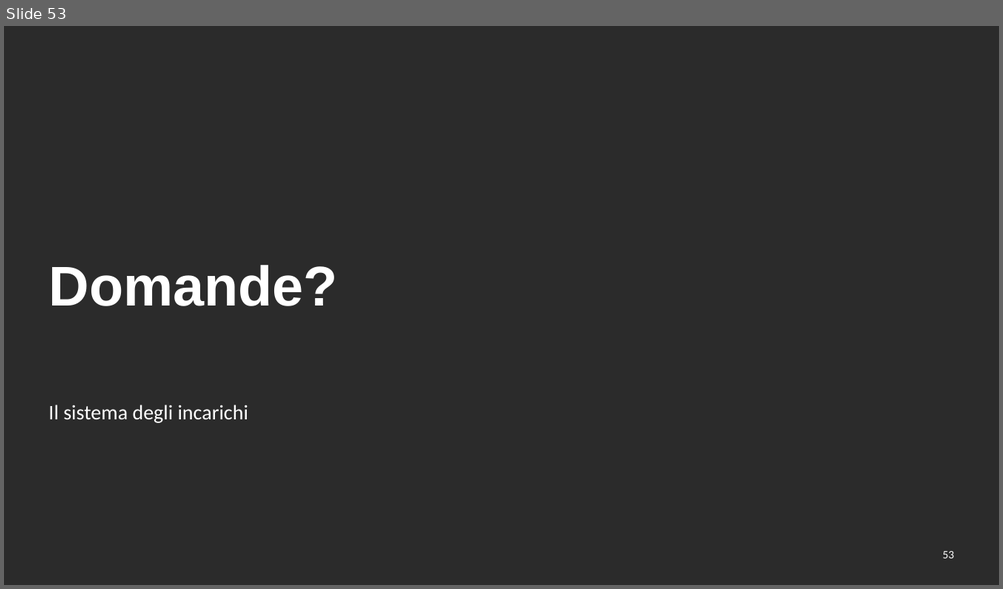
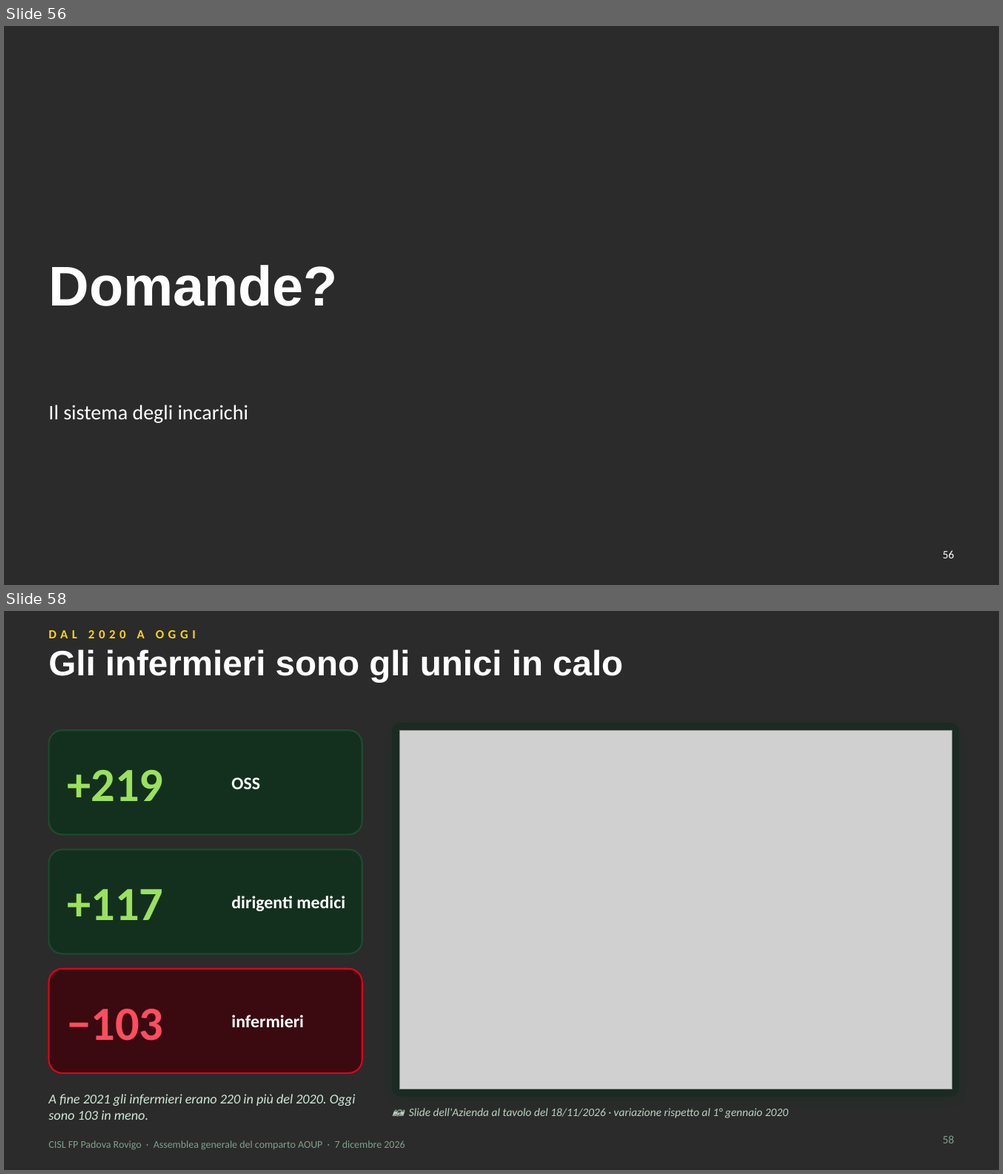
Before and after one commit to aki1806-droid/Prove, a slide deck: produzione/assemblea-2026-12-07/slide/assemblea-2026-12-07.pptx. Shown one above the other, each under a label of ours: slide 53 before the commit, slides 56 and 58 after it; the slides between them are not shown. The pictures are 1003x589 and 1003x1174 pixels, drawn with LibreOffice and Linux fonts; fonts in the diff are those of the drawing; grey boxes stand for pictures; background and template pictures are left out; a plain dark background stands for a picture behind light text. Boxes give left, top, right and bottom in pixels: in the first picture for what was removed or moved away, otherwise in the second. Text is boxed around its words. In the diff, an @@ line names an element or a change of style, - is before the commit and + after.

```diff
--- a/produzione/assemblea-2026-12-07/slide/assemblea-2026-12-07.pptx
+++ b/produzione/assemblea-2026-12-07/slide/assemblea-2026-12-07.pptx
@@ slide 58 added at (x1=4, y1=611, x2=999, y2=1170), background picture (left out) @@
@@ text added at (x1=48, y1=630, x2=196, y2=638), 12 pt, text #FFD60A, bold @@
+DAL 2020 A OGGI
@@ title added at (x1=48, y1=649, x2=623, y2=683), 34 pt, text #FFFFFF, bold @@
+Gli infermieri sono gli unici in calo
@@ rounded rectangle added at (x1=48, y1=730, x2=362, y2=834), fill #13301F, outline #1F4A31 1.5 pt @@
@@ rounded rectangle added at (x1=392, y1=723, x2=959, y2=1096), fill #1B2A22 @@
@@ picture added at (x1=399, y1=730, x2=951, y2=1089) @@
@@ text added at (x1=68, y1=770, x2=164, y2=801), 46 pt, text #9BE15D, bold @@
++219
@@ text added at (x1=231, y1=777, x2=260, y2=789), 17 pt, text #FFFFFF, bold @@
+OSS
@@ rounded rectangle added at (x1=48, y1=850, x2=362, y2=954), fill #13301F, outline #1F4A31 1.5 pt @@
@@ text added at (x1=68, y1=889, x2=164, y2=920), 46 pt, text #9BE15D, bold @@
++117
@@ text added at (x1=231, y1=896, x2=345, y2=911), 17 pt, text #FFFFFF, bold @@
+dirigenti medici
@@ rounded rectangle added at (x1=48, y1=969, x2=362, y2=1073), fill #3A0A10, outline #E2001A 1.5 pt @@
@@ text added at (x1=68, y1=1008, x2=164, y2=1041), 46 pt, text #FF4D5E, bold @@
+−103
@@ text added at (x1=231, y1=1015, x2=304, y2=1028), 17 pt, text #FFFFFF, bold @@
+infermieri
@@ text added at (x1=48, y1=1094, x2=356, y2=1120), 13 pt, text #CFE9D8, italic @@
+A fine 2021 gli infermieri erano 220 in più del 2020. Oggi sono 103 in meno.
@@ text added at (x1=409, y1=1108, x2=788, y2=1119), 11 pt, text #B9D3C3, italic @@
+📷 Slide dell'Azienda al tavolo del 18/11/2026 · variazione rispetto al 1° gennaio 2020
@@ text added at (x1=48, y1=1141, x2=404, y2=1150), 10 pt, text #7FA08C @@
+CISL FP Padova Rovigo · Assemblea generale del comparto AOUP · 7 dicembre 2026
@@ page number added at (x1=942, y1=1136, x2=954, y2=1144), 11 pt, text #7FA08C @@
+58
@@ what was slide 53 is now slide 56 @@
@@ page number at (x1=942, y1=551, x2=954, y2=559): text changed @@
-53
+56
```
Also in this commit, not shown: 6 slides changed, 8 other slides added, 31 other files.
